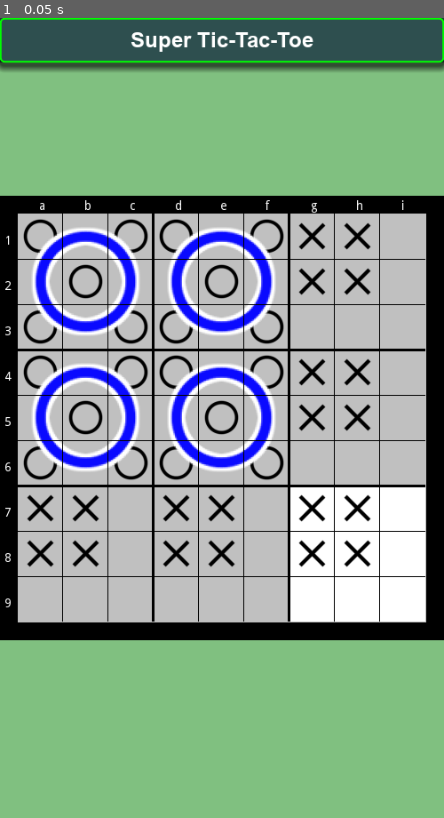
Above: before the commit, frame 1.
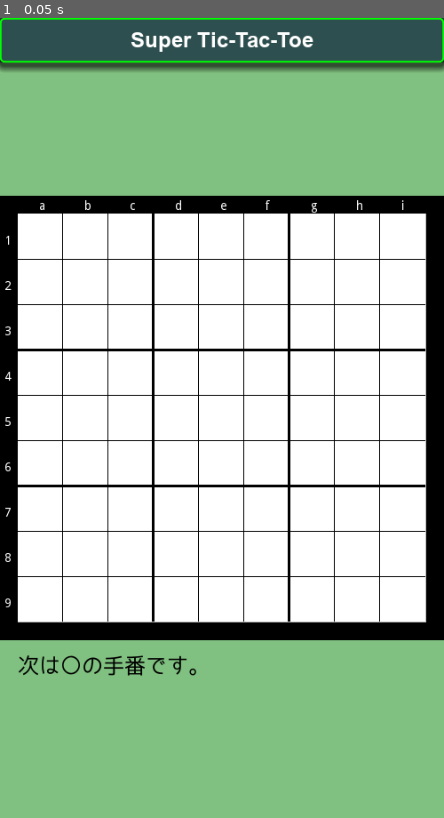
Above: after the commit, the same moment.

Repository: vivisuke/SuperTicTacToe
Game: Godot game, scene res://MainScene.tscn
Two runs of this game, one before a commit and one after it. Both use one fixed random seed, a clock stepped at 60 frames per second and the inputs below.
Inputs:
- Up to frame 1 (0.05 s): no input

The runs differ from the first frame. In frame 1, 39% of the frame differs, in the area x 4-96%, y 24-83%.

Commit message:
0016 ◎ C 12/27 12/28 0.001│ToDo│盤面初期化関数（init_board）実装

Diff:
--- a/SuperTicTacToe/MainScene.tscn
+++ b/SuperTicTacToe/MainScene.tscn
@@ -9,6 +9,8 @@
 [ext_resource path="res://images/big_close_black.png" type="Texture" id=7]
 [ext_resource path="res://images/white153x153.png" type="Texture" id=8]
 [ext_resource path="res://scripts/Grid.gd" type="Script" id=9]
+[ext_resource path="res://fonts/FlopDesignFONT.otf" type="DynamicFontData" id=10]
+[ext_resource path="res://scripts/MainScene.gd" type="Script" id=11]
 
 [sub_resource type="DynamicFont" id=1]
 size = 24
@@ -90,7 +92,12 @@
 1/shapes = [  ]
 1/z_index = 0
 
+[sub_resource type="DynamicFont" id=5]
+size = 24
+font_data = ExtResource( 10 )
+
 [node name="MainScene" type="Node2D"]
+script = ExtResource( 11 )
 
 [node name="BG" type="ColorRect" parent="."]
 margin_right = 500.0
@@ -144,3 +151,12 @@
 margin_bottom = 500.0
 color = Color( 1, 1, 1, 0 )
 script = ExtResource( 9 )
+
+[node name="MessLabel" type="Label" parent="."]
+margin_left = 20.0
+margin_top = 715.0
+margin_right = 236.0
+margin_bottom = 740.0
+custom_colors/font_color = Color( 0, 0, 0, 1 )
+custom_fonts/font = SubResource( 5 )
+text = "次は○の手番です。"
--- /dev/null
+++ b/SuperTicTacToe/scripts/MainScene.gd
@@ -0,0 +1,19 @@
+extends Node2D
+
+const N_VERT = 9
+const N_HORZ = 9
+const NEXT_LOCAL_BOARD = 0
+
+func _ready():
+	init_board()
+	pass # Replace with function body.
+
+func init_board():
+	for y in range(N_VERT):
+		for x in range(N_HORZ):
+			$Board/TileMapLocal.set_cell(x, y, -1)
+	for y in range(N_VERT/3):
+		for x in range(N_HORZ/3):
+			$Board/TileMapBG.set_cell(x, y, NEXT_LOCAL_BOARD)
+			$Board/TileMapGlobal.set_cell(x, y, -1)
+	pass
Not shown: 1 places in SuperTicTacToe/MainScene.tscn that only renumber resources
Not shown, changed: SuperTicTacToe.spr
